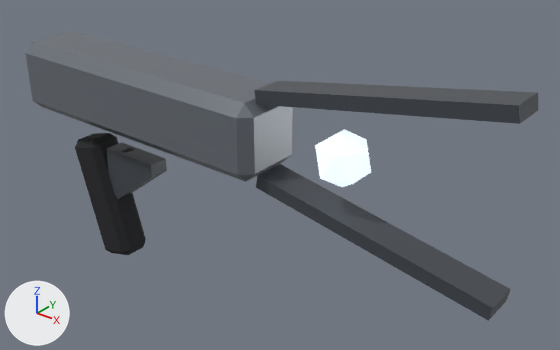
A saved change to the glTF model assets/weapons/shared/opr_wpn_disruptor_a.glb.
Both versions are drawn from a 50 mm lens placed at (0.606, -0.462, 0.313), pointed at (0.215, 0.027, 0.01). Arrows for +X, +Y and +Z are at lower left; the lights stay in place. The older version comes first. Where no turn or scale is listed for an object, it has been applied to the vertices. Vertices at exactly the same position are counted once.

Objects in the first picture: 'mesh_intact'.
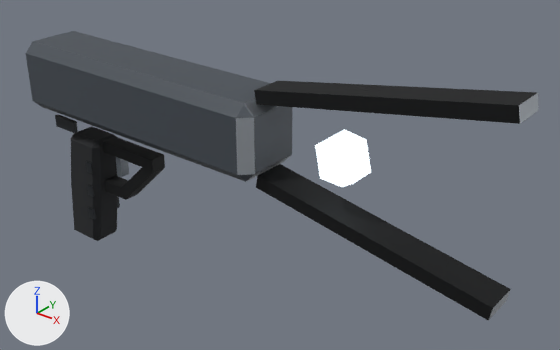
Where the change shows, as pixel boxes (x1, y1, x2, y2) in the pictures (560 x 350 px):
part 1 of me_mesh_intact, added
    after: (87, 184, 95, 197)
part 2 of me_mesh_intact, added
    after: (88, 197, 120, 219)
part 3 of me_mesh_intact, added
    after: (116, 157, 129, 177)
part 4 of me_mesh_intact, added
    after: (55, 115, 78, 133)
part 5 of me_mesh_intact, rebuilt (33% narrower, 7% shorter)
    before: (75, 133, 146, 255)
    after: (71, 127, 118, 241)
part 6 of me_mesh_intact, rebuilt (10% taller)
    before: (107, 142, 167, 199)
    after: (103, 137, 165, 200)
part 7 of me_mesh_intact, edited (looks the same)
    both: (315, 129, 371, 187)
part 8 of me_mesh_intact, recoloured (dark grey to black)
    both: (254, 81, 538, 321)
part 9 of me_mesh_intact, recoloured (darker)
    both: (26, 31, 292, 182)

The edits, one by one:
Picture 'opr_wpn_disruptor_a_normal' (img_opr_wpn_disruptor_a_normal) is new.
Picture 'opr_wpn_disruptor_a_emission' (img_opr_wpn_disruptor_a_emission) is new.
Picture 'opr_wpn_disruptor_a_orm' (img_opr_wpn_disruptor_a_orm) is new.
Picture 'opr_wpn_disruptor_a_albedo' (img_opr_wpn_disruptor_a_albedo) is new.
Material 'wpn_opr_wpn_disruptor_a' (mat_wpn_opr_wpn_disruptor_a) is new.
Uses the picture img_opr_wpn_disruptor_a_albedo.
Uses the picture img_opr_wpn_disruptor_a_emission.
Uses the picture img_opr_wpn_disruptor_a_normal.
Uses the picture img_opr_wpn_disruptor_a_orm.
me_mesh_intact is used by ob_mesh_intact; location (0.0, 0.0, 0.0).
me_mesh_intact had 94 vertices, 160 faces and spanned x -0.07..0.441, y -0.035..0.035, z -0.132..0.142.
me_mesh_intact no longer uses material mat_trim_rubber_opr (black #1f2023).
me_mesh_intact no longer uses material mat_trim_trim_opr (light grey #b5bbc2).
me_mesh_intact now has 146 vertices, 248 faces and spans x -0.07..0.441, y -0.035..0.035, z -0.125..0.142.
me_mesh_intact part 1: a new loose piece, a box spanning x -0.009..-0.001, y -0.018..0.018, z -0.064..-0.052, in mat_wpn_opr_wpn_disruptor_a.
me_mesh_intact part 2: a new loose piece, a box spanning x -0.012..-0.004, y -0.018..0.018, z -0.092..-0.08, in mat_wpn_opr_wpn_disruptor_a.
me_mesh_intact part 3: a new loose piece, a box spanning x 0.0265..0.0335, y -0.005..0.005, z -0.035..-0.009, in mat_wpn_opr_wpn_disruptor_a.
me_mesh_intact part 4: a new loose piece, a box spanning x -0.045..-0.015, y -0.021..-0.017, z 0.006..0.018, in mat_wpn_opr_wpn_disruptor_a.
me_mesh_intact part 5: the loose piece of 24 vertices spanning x -0.03..0.043, y -0.017..0.017, z -0.132..0.001 is rebuilt with 36 vertices and now spans x -0.049..0.011, y -0.017..0.017, z -0.125..0.0, in mat_wpn_opr_wpn_disruptor_a.
me_mesh_intact part 6: the loose piece of 10 vertices spanning x 0.018..0.085, y -0.01..0.01, z -0.06..-0.005 is rebuilt with 18 vertices and now spans x 0.008..0.085, y -0.008..0.008, z -0.058..0.0, in mat_wpn_opr_wpn_disruptor_a.
me_mesh_intact part 7: 20 faces spanning x 0.278..0.322, y -0.021..0.021, z 0.035..0.085 switch from mat_emit_white_opr (grey #909aa0, glowing pale blue #e6f6ff) to mat_wpn_opr_wpn_disruptor_a.
me_mesh_intact part 8: 24 faces spanning x 0.222..0.441, y -0.015..0.015, z -0.022..0.142 switch from mat_mat_lightweight_alloy_opr_frame (dark grey #4a4f56) to mat_wpn_opr_wpn_disruptor_a.
me_mesh_intact part 9: 44 faces spanning x -0.07..0.23, y -0.035..0.035, z 0.025..0.095 switch from mat_mat_lightweight_alloy_opr (grey #70767e) to mat_wpn_opr_wpn_disruptor_a.
Other edits to the shape of me_mesh_intact do not show in these pictures.
